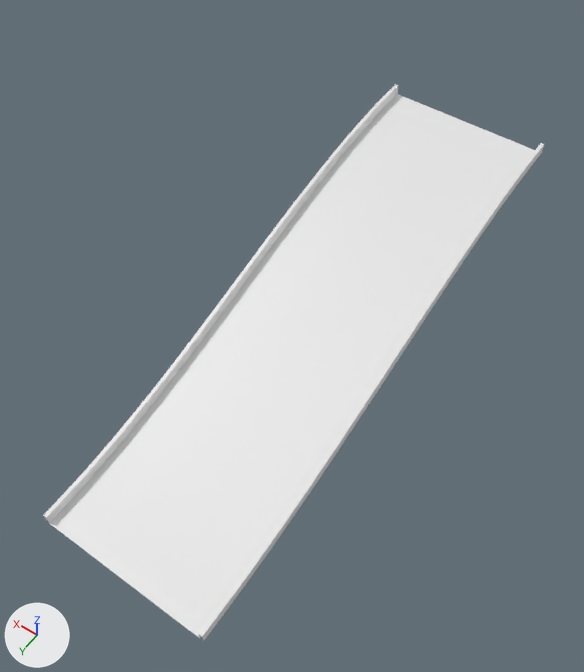
An edit to the Blender file Assets/Models/TrackSectionModels/Up.blend, drawn before and after from the same camera.
The view is the same before and after, from a 50 mm camera at (-28.2, 13.4, 69.8) aimed at (0.1, -26.1, 7.6). The axes (+X, +Y, +Z) are drawn at lower left. The lights are the same throughout.

Objects in the first picture: 'Track'.
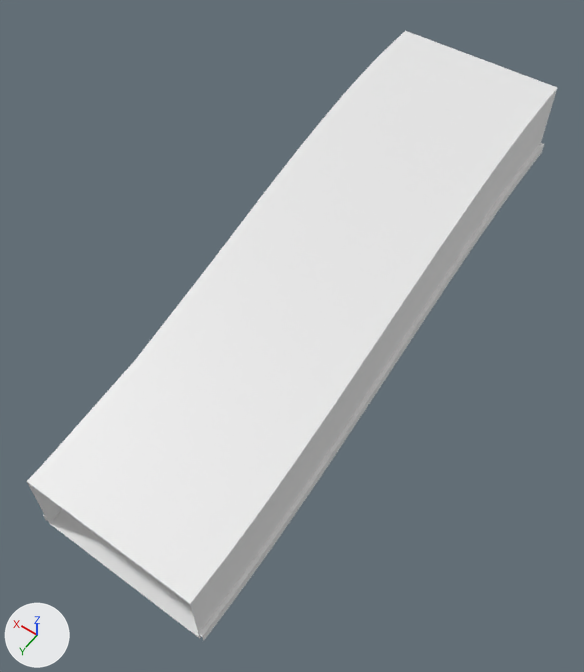
What changed in the scene script:
```text
Add me_plane_000:
    me_plane_000.from_pydata(...)  # 128 vertices, 63 faces; spans x -9.0..9.0, y 1.0..61.0, z 1.2..8.2
    me_plane_000.polygons.foreach_set('use_smooth', [True] * 63)
Add ob_walls:
    ob_walls = bpy.data.objects.new('Walls', me_plane_000)
    ob_walls.location = (0.0, 0.0, 0.0)
    ob_walls.rotation_euler = (0.0, 0.0, 3.142)  # degrees (0, 0, 180)
    _m = ob_walls.modifiers.new('Curve', 'CURVE')
    _m.object = ob_curve
    _m.deform_axis = 'POS_Y'
```

Pixel boxes (x1, y1, x2, y2) of what changed, in the pictures (584 x 672 px):
'Walls', added: after (27, 31, 557, 634)
'Track', unchanged, covered by the edit: before (43, 84, 544, 641); after (43, 143, 544, 641)
